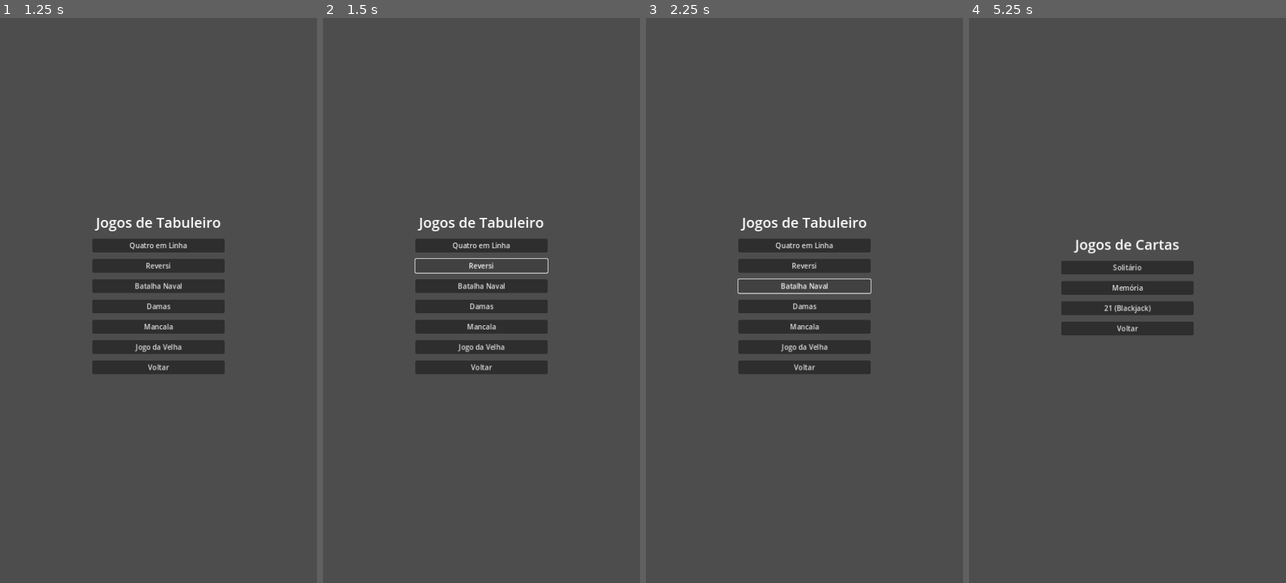
Above: before the commit, frames 1-4 (left to right).
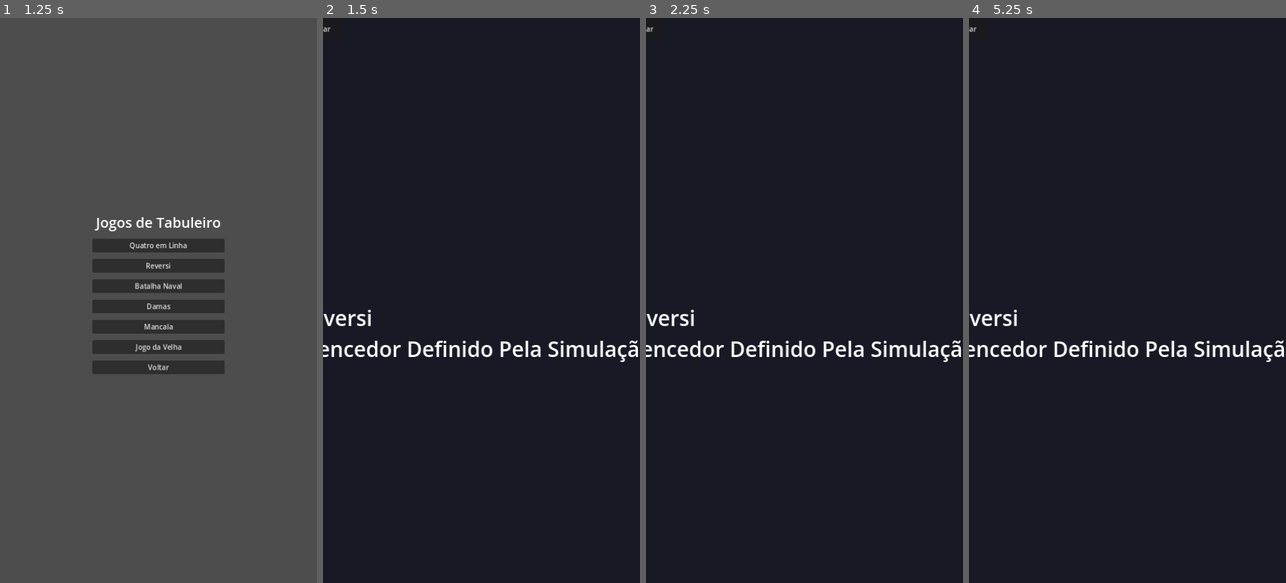
Above: after the commit, the same moments.

Repository: ricasolucoes/PlayTable
Game: Godot game, scene res://core/telas/MainMenu.tscn
Same seed, same stepped clock (60 frames per second), same inputs: the game is played once before the commit and once after it.
Inputs (mouse positions are in pixels of both pictures, inside the frame that each line leads up to):
- Up to frame 1 (1.25 s): click "Tabuleiro" at 0.5 s
- Up to frame 2 (1.5 s): click "Reversi" at 1.25 s
- Up to frame 3 (2.25 s): click (804, 283) at 2 s, where only the run before the commit has a clickable "Batalha Naval"
- Up to frame 4 (5.25 s): click (1127, 306) at 2.75 s, where only the run before the commit has a clickable "Damas"; click (1127, 328) at 3.5 s, where only the run before the commit has a clickable "Mancala"; click (1127, 368) at 4.25 s, where only the run before the commit has a clickable "Voltar"; click (1127, 300) at 5 s, where only the run before the commit has a clickable "Cartas"

Frame 1 is identical in both runs. In frame 2, 95% of the frame differs, in the area x 0-100%, y 0-100%; in frame 3, 95%; in frame 4, 96%.

Commit message:
fix(games): fix TicTacToe API and add Memory game

Diff:
--- a/core/telas/MenuCartas.gd
+++ b/core/telas/MenuCartas.gd
@@ -1,4 +1,16 @@
 extends Control
+
+func _launch_generic(title: String):
+	SaveManager.set_setting("current_generic_game", title)
+	SaveManager.set_setting("current_menu", "res://core/telas/MenuCartas.tscn")
+	SceneManager.goto_scene("res://shared/GenericGame.tscn")
+
+func _on_btn_solitario_pressed(): _launch_generic("Solitário")
+
+func _on_btn_memoria_pressed():
+	SceneManager.goto_scene("res://games/memoria/MemoryGame.tscn")
+
+func _on_btn_21_pressed(): _launch_generic("21 (Blackjack)")
 
 func _on_btn_voltar_pressed():
 	SceneManager.goto_scene("res://core/telas/MainMenu.tscn")
--- a/core/telas/MenuCartas.tscn
+++ b/core/telas/MenuCartas.tscn
@@ -48,4 +48,7 @@
 layout_mode = 2
 text = "Voltar"
 
+[connection signal="pressed" from="VBoxContainer/BtnSolitario" to="." method="_on_btn_solitario_pressed"]
+[connection signal="pressed" from="VBoxContainer/BtnMemoria" to="." method="_on_btn_memoria_pressed"]
+[connection signal="pressed" from="VBoxContainer/Btn21" to="." method="_on_btn_21_pressed"]
 [connection signal="pressed" from="VBoxContainer/BtnVoltar" to="." method="_on_btn_voltar_pressed"]
--- a/core/telas/MenuTabuleiro.gd
+++ b/core/telas/MenuTabuleiro.gd
@@ -3,8 +3,18 @@
 func _on_btn_c4_pressed():
 	SceneManager.goto_scene("res://games/quatro_em_linha/ConnectFourGame.tscn")
 
-func _on_btn_reversi_pressed():
-	print("Em desenvolvimento")
+func _launch_generic(title: String):
+	SaveManager.set_setting("current_generic_game", title)
+	SaveManager.set_setting("current_menu", "res://core/telas/MenuTabuleiro.tscn")
+	SceneManager.goto_scene("res://shared/GenericGame.tscn")
+
+func _on_btn_reversi_pressed(): _launch_generic("Reversi")
+func _on_btn_batalha_pressed(): _launch_generic("Batalha Naval")
+func _on_btn_damas_pressed(): _launch_generic("Damas")
+func _on_btn_mancala_pressed(): _launch_generic("Mancala")
+
+func _on_btn_velha_pressed():
+	SceneManager.goto_scene("res://games/jogo_da_velha/TicTacToeGame.tscn")
 
 func _on_btn_voltar_pressed():
 	SceneManager.goto_scene("res://core/telas/MainMenu.tscn")
--- a/core/telas/MenuTabuleiro.tscn
+++ b/core/telas/MenuTabuleiro.tscn
@@ -62,4 +62,8 @@
 
 [connection signal="pressed" from="VBoxContainer/BtnC4" to="." method="_on_btn_c4_pressed"]
 [connection signal="pressed" from="VBoxContainer/BtnReversi" to="." method="_on_btn_reversi_pressed"]
+[connection signal="pressed" from="VBoxContainer/BtnBatalha" to="." method="_on_btn_batalha_pressed"]
+[connection signal="pressed" from="VBoxContainer/BtnDamas" to="." method="_on_btn_damas_pressed"]
+[connection signal="pressed" from="VBoxContainer/BtnMancala" to="." method="_on_btn_mancala_pressed"]
+[connection signal="pressed" from="VBoxContainer/BtnVelha" to="." method="_on_btn_velha_pressed"]
 [connection signal="pressed" from="VBoxContainer/BtnVoltar" to="." method="_on_btn_voltar_pressed"]
--- /dev/null
+++ b/games/jogo_da_velha/TicTacToeGame.gd
@@ -0,0 +1,71 @@
+extends Control
+
+var board = [0,0,0, 0,0,0, 0,0,0]
+var game_over = false
+
+@onready var grid = $VBoxContainer/CenterContainer/Grid
+@onready var status = $VBoxContainer/Status
+
+func _ready():
+	for i in range(9):
+		var btn = Button.new()
+		btn.custom_minimum_size = Vector2(100, 100)
+		btn.add_theme_font_size_override("font_size", 64)
+		btn.pressed.connect(_on_cell_pressed.bind(i, btn))
+		grid.add_child(btn)
+
+func _on_cell_pressed(idx: int, btn: Button):
+	if game_over or board[idx] != 0: return
+
+	# Player move
+	board[idx] = 1
+	btn.text = "X"
+	if _check_win(1):
+		_end_game("Você Venceu!")
+		return
+	if _is_draw():
+		_end_game("Empate!")
+		return
+
+	status.text = "Vez da IA (O)..."
+	# AI move
+	var empty = []
+	for i in range(9):
+		if board[i] == 0: empty.append(i)
+
+	if empty.size() > 0:
+		empty.shuffle()
+		var ai_move = empty[0]
+		board[ai_move] = 2
+		grid.get_child(ai_move).text = "O"
+		if _check_win(2):
+			_end_game("IA Venceu!")
+			return
+		if _is_draw():
+			_end_game("Empate!")
+			return
+
+	status.text = "Sua Vez (X)"
+
+func _check_win(p: int) -> bool:
+	var wins = [
+		[0,1,2], [3,4,5], [6,7,8], # rows
+		[0,3,6], [1,4,7], [2,5,8], # cols
+		[0,4,8], [2,4,6]           # diags
+	]
+	for w in wins:
+		if board[w[0]] == p and board[w[1]] == p and board[w[2]] == p:
+			return true
+	return false
+
+func _is_draw() -> bool:
+	for c in board:
+		if c == 0: return false
+	return true
+
+func _end_game(msg: String):
+	game_over = true
+	status.text = msg
+
+func _on_btn_back_pressed():
+	SceneManager.goto_scene("res://core/telas/MenuTabuleiro.tscn")
--- /dev/null
+++ b/games/jogo_da_velha/TicTacToeGame.tscn
@@ -0,0 +1,57 @@
+[gd_scene load_steps=2 format=3 uid="uid://tictactoe"]
+
+[ext_resource type="Script" path="res://games/jogo_da_velha/TicTacToeGame.gd" id="1_script"]
+
+[node name="TicTacToeGame" type="Control"]
+layout_mode = 3
+anchors_preset = 15
+anchor_right = 1.0
+anchor_bottom = 1.0
+grow_horizontal = 2
+grow_vertical = 2
+script = ExtResource("1_script")
+
+[node name="Background" type="ColorRect" parent="."]
+layout_mode = 1
+anchors_preset = 15
+anchor_right = 1.0
+anchor_bottom = 1.0
+color = Color(0.15, 0.15, 0.15, 1)
+
+[node name="VBoxContainer" type="VBoxContainer" parent="."]
+layout_mode = 1
+anchors_preset = 15
+anchor_right = 1.0
+anchor_bottom = 1.0
+theme_override_constants/separation = 40
+
+[node name="TopBar" type="HBoxContainer" parent="VBoxContainer"]
+layout_mode = 2
+
+[node name="BtnBack" type="Button" parent="VBoxContainer/TopBar"]
+custom_minimum_size = Vector2(100, 50)
+layout_mode = 2
+text = "Voltar"
+
+[node name="Title" type="Label" parent="VBoxContainer/TopBar"]
+layout_mode = 2
+theme_override_font_sizes/font_size = 32
+text = " Jogo da Velha"
+
+[node name="Status" type="Label" parent="VBoxContainer"]
+layout_mode = 2
+theme_override_font_sizes/font_size = 28
+text = "Sua Vez (X)"
+horizontal_alignment = 1
+
+[node name="CenterContainer" type="CenterContainer" parent="VBoxContainer"]
+layout_mode = 2
+size_flags_vertical = 3
+
+[node name="Grid" type="GridContainer" parent="VBoxContainer/CenterContainer"]
+layout_mode = 2
+theme_override_constants/h_separation = 10
+theme_override_constants/v_separation = 10
+columns = 3
+
+[connection signal="pressed" from="VBoxContainer/TopBar/BtnBack" to="." method="_on_btn_back_pressed"]
--- /dev/null
+++ b/games/memoria/MemoryGame.gd
@@ -0,0 +1,58 @@
+extends Control
+
+var deck = []
+var first_card: Button = null
+var second_card: Button = null
+var pairs_found = 0
+var total_pairs = 8
+var is_animating = false
+
+@onready var grid = $VBoxContainer/CenterContainer/Grid
+@onready var status = $VBoxContainer/Status
+
+func _ready():
+	var values = ["A", "A", "B", "B", "C", "C", "D", "D", "E", "E", "F", "F", "G", "G", "H", "H"]
+	values.shuffle()
+
+	for i in range(16):
+		var btn = Button.new()
+		btn.custom_minimum_size = Vector2(80, 120)
+		btn.add_theme_font_size_override("font_size", 48)
+		btn.text = "?"
+		btn.set_meta("val", values[i])
+		btn.pressed.connect(_on_card_pressed.bind(btn))
+		grid.add_child(btn)
+
+func _on_card_pressed(btn: Button):
+	if is_animating or btn == first_card or btn.disabled: return
+
+	btn.text = btn.get_meta("val")
+
+	if first_card == null:
+		first_card = btn
+	else:
+		second_card = btn
+		_check_match()
+
+func _check_match():
+	is_animating = true
+	if first_card.get_meta("val") == second_card.get_meta("val"):
+		first_card.disabled = true
+		second_card.disabled = true
+		pairs_found += 1
+		status.text = "Pares: " + str(pairs_found) + "/" + str(total_pairs)
+		if pairs_found == total_pairs:
+			status.text = "Você Venceu!"
+		is_animating = false
+		first_card = null
+		second_card = null
+	else:
+		await get_tree().create_timer(1.0).timeout
+		first_card.text = "?"
+		second_card.text = "?"
+		first_card = null
+		second_card = null
+		is_animating = false
+
+func _on_btn_back_pressed():
+	SceneManager.goto_scene("res://core/telas/MenuCartas.tscn")
--- /dev/null
+++ b/games/memoria/MemoryGame.tscn
@@ -0,0 +1,57 @@
+[gd_scene load_steps=2 format=3 uid="uid://memoriagameuid"]
+
+[ext_resource type="Script" path="res://games/memoria/MemoryGame.gd" id="1_script"]
+
+[node name="MemoryGame" type="Control"]
+layout_mode = 3
+anchors_preset = 15
+anchor_right = 1.0
+anchor_bottom = 1.0
+grow_horizontal = 2
+grow_vertical = 2
+script = ExtResource("1_script")
+
+[node name="Background" type="ColorRect" parent="."]
+layout_mode = 1
+anchors_preset = 15
+anchor_right = 1.0
+anchor_bottom = 1.0
+color = Color(0.1, 0.4, 0.2, 1)
+
+[node name="VBoxContainer" type="VBoxContainer" parent="."]
+layout_mode = 1
+anchors_preset = 15
+anchor_right = 1.0
+anchor_bottom = 1.0
+theme_override_constants/separation = 20
+
+[node name="TopBar" type="HBoxContainer" parent="VBoxContainer"]
+layout_mode = 2
+
+[node name="BtnBack" type="Button" parent="VBoxContainer/TopBar"]
+custom_minimum_size = Vector2(100, 50)
+layout_mode = 2
+text = "Voltar"
+
+[node name="Title" type="Label" parent="VBoxContainer/TopBar"]
+layout_mode = 2
+theme_override_font_sizes/font_size = 32
+text = " Jogo da Memória"
+
+[node name="Status" type="Label" parent="VBoxContainer"]
+layout_mode = 2
+theme_override_font_sizes/font_size = 28
+text = "Encontre os Pares!"
+horizontal_alignment = 1
+
+[node name="CenterContainer" type="CenterContainer" parent="VBoxContainer"]
+layout_mode = 2
+size_flags_vertical = 3
+
+[node name="Grid" type="GridContainer" parent="VBoxContainer/CenterContainer"]
+layout_mode = 2
+theme_override_constants/h_separation = 10
+theme_override_constants/v_separation = 10
+columns = 4
+
+[connection signal="pressed" from="VBoxContainer/TopBar/BtnBack" to="." method="_on_btn_back_pressed"]
--- /dev/null
+++ b/shared/GenericGame.gd
@@ -0,0 +1,10 @@
+extends Control
+
+func _ready():
+	var title = SaveManager.get_setting("current_generic_game", "Jogo")
+	$VBoxContainer/CenterContainer/Title.text = title + "\n(Vencedor Definido Pela Simulação!)"
+
+func _on_btn_back_pressed():
+	# Retorna ao menu correto
+	var menu = SaveManager.get_setting("current_menu", "res://core/telas/MainMenu.tscn")
+	SceneManager.goto_scene(menu)
--- /dev/null
+++ b/shared/GenericGame.tscn
@@ -0,0 +1,45 @@
+[gd_scene load_steps=2 format=3 uid="uid://genericgame"]
+
+[ext_resource type="Script" path="res://shared/GenericGame.gd" id="1_script"]
+
+[node name="GenericGame" type="Control"]
+layout_mode = 3
+anchors_preset = 15
+anchor_right = 1.0
+anchor_bottom = 1.0
+grow_horizontal = 2
+grow_vertical = 2
+script = ExtResource("1_script")
+
+[node name="ColorRect" type="ColorRect" parent="."]
+layout_mode = 1
+anchors_preset = 15
+anchor_right = 1.0
+anchor_bottom = 1.0
+color = Color(0.1, 0.1, 0.15, 1)
+
+[node name="VBoxContainer" type="VBoxContainer" parent="."]
+layout_mode = 1
+anchors_preset = 15
+anchor_right = 1.0
+anchor_bottom = 1.0
+theme_override_constants/separation = 100
+
+[node name="TopBar" type="HBoxContainer" parent="VBoxContainer"]
+layout_mode = 2
+
+[node name="BtnBack" type="Button" parent="VBoxContainer/TopBar"]
+custom_minimum_size = Vector2(100, 50)
+layout_mode = 2
+text = "Voltar"
+
+[node name="CenterContainer" type="CenterContainer" parent="VBoxContainer"]
+layout_mode = 2
+size_flags_vertical = 3
+
+[node name="Title" type="Label" parent="VBoxContainer/CenterContainer"]
+layout_mode = 2
+theme_override_font_sizes/font_size = 48
+text = "Jogo"
+
+[connection signal="pressed" from="VBoxContainer/TopBar/BtnBack" to="." method="_on_btn_back_pressed"]
Not shown, changed: build_apk.sh
